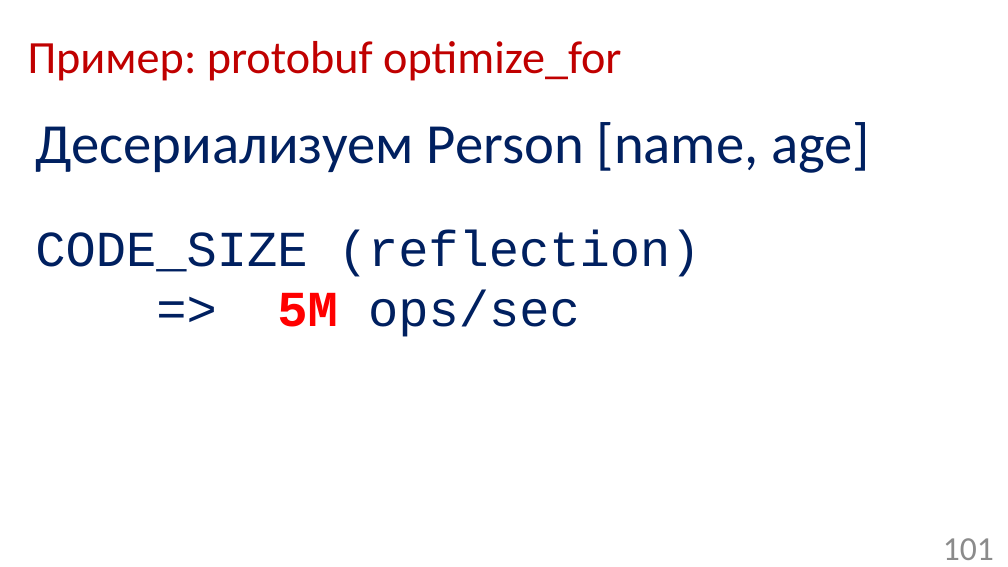
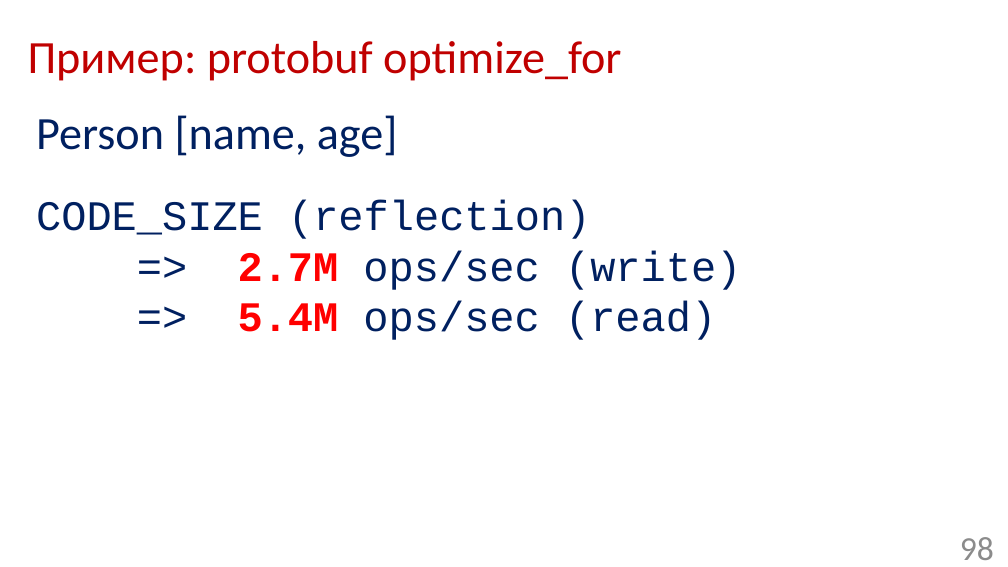
Before and after one commit to Mmuzaf/ozerov_2017_joker, a slide deck: slide 98 of slides/ozerov_joker2017_serialization.pptx (slide 101 before the commit). Drawn at 1008x567 pixels with LibreOffice and Linux fonts; fonts in the diff are those of the drawing; background and template pictures are left out. Boxes give left, top, right and bottom in pixels: in the first picture for what was removed or moved away, otherwise in the second. Text is boxed around its words. In the diff, an @@ line names an element or a change of style, - is before the commit and + after.

```diff
--- a/slides/ozerov_joker2017_serialization.pptx
+++ b/slides/ozerov_joker2017_serialization.pptx
@@ text at [36,115,398,157]: text changed; size 54 to 44 pt @@
-Десериализуем Person [name, age]
+Person [name, age]
@@ text at [36,200,590,239]: size 48 to 40 pt in "CODE_SIZE (reflection)" @@
@@ text at [238,250,741,340]: text changed; size 48 to 40 pt @@
-=> 5M ops/sec
+=> 2.7M ops/sec (write)
+=> 5.4M ops/sec (read)
@@ page number at [960,537,994,560]: text changed @@
-101
+98
```
Also in this commit, not shown: 10 other slides changed, 3 slides added, 6 slides removed.
